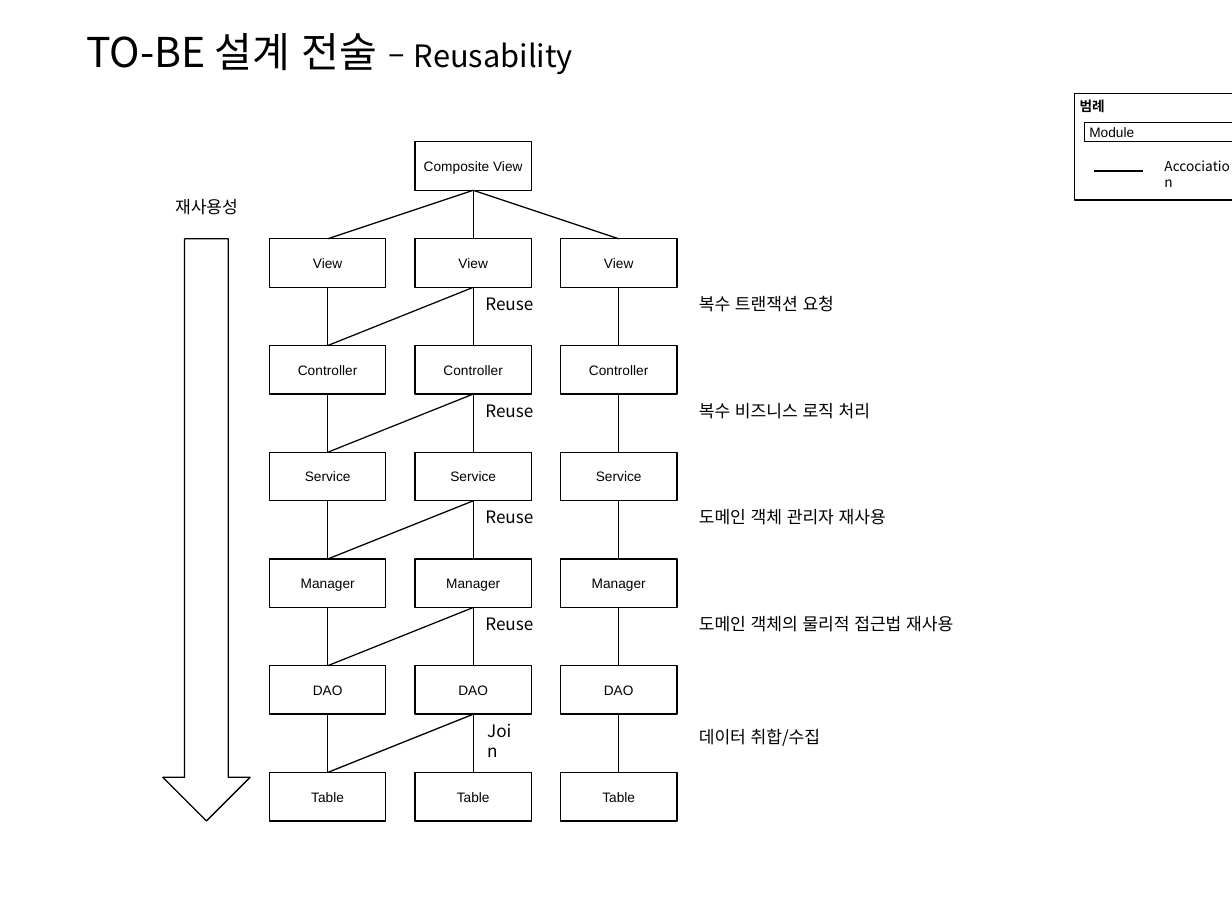
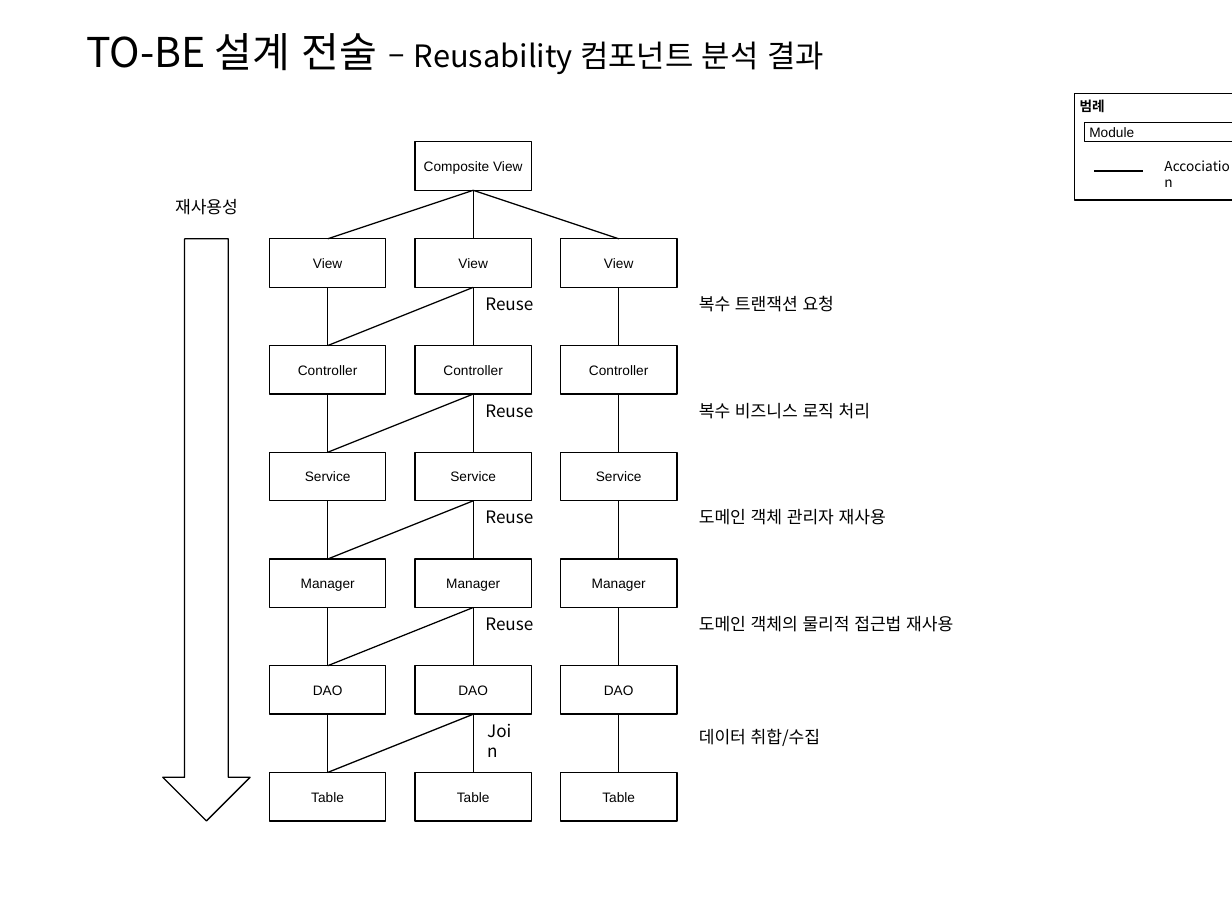
Before and after one commit to kwbaek/codelabor, a slide deck: slide 8 of documentation/0 architecture/design/TO-BE 설계 전술 (Layered Architecture).pptx (slide 9 before the commit). Drawn at 1232x924 pixels with LibreOffice and Linux fonts; fonts in the diff are those of the drawing. Boxes give left, top, right and bottom in pixels: in the first picture for what was removed or moved away, otherwise in the second. Text is boxed around its words. In the diff, an @@ line names an element or a change of style, - is before the commit and + after.

```diff
--- a/documentation/0 architecture/design/TO-BE 설계 전술 (Layered Architecture).pptx
+++ b/documentation/0 architecture/design/TO-BE 설계 전술 (Layered Architecture).pptx
@@ text at bbox=[86, 33, 824, 74]: text changed @@
-TO-BE 설계 전술 – Reusability
+TO-BE 설계 전술 – Reusability 컴포넌트 분석 결과
```
Also in this commit, not shown: 6 other slides changed, 2 slides added, 3 other files.
